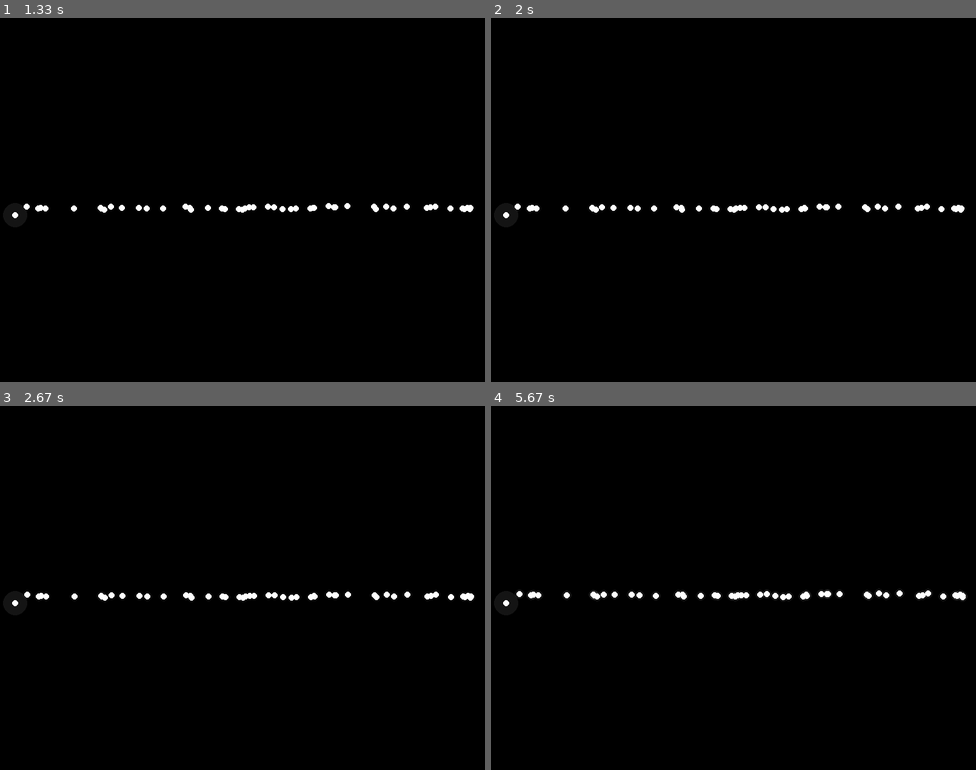
Above: before the commit, frames 1-4 (two rows, left to right).
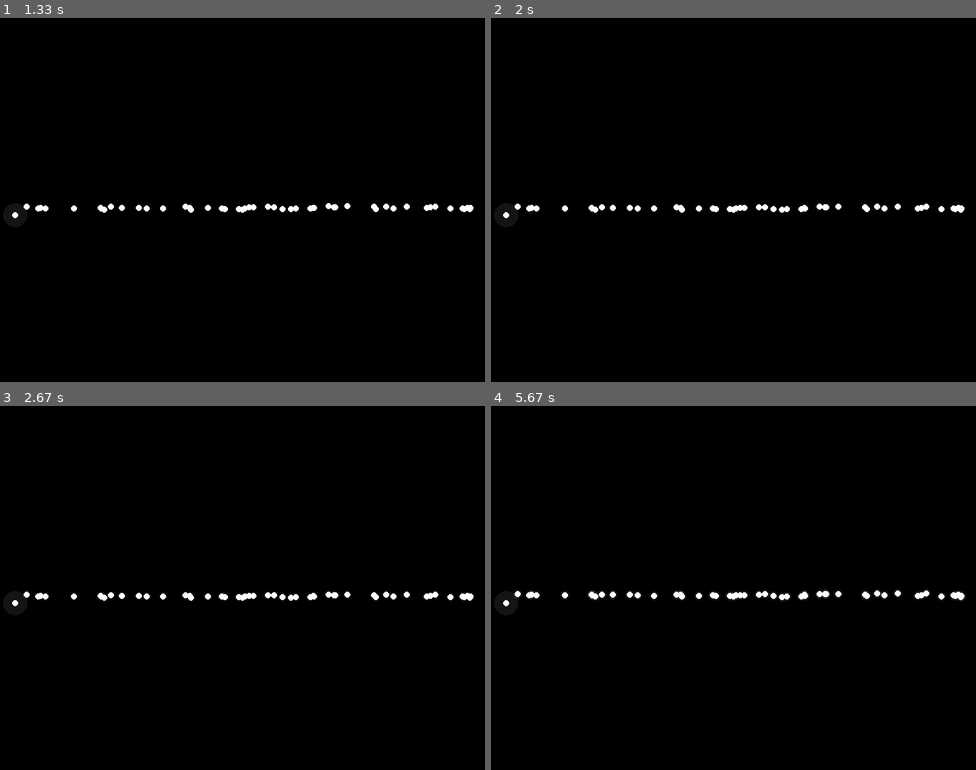
Above: after the commit, the same moments.

Repository: ztdnzunYT/Capstone-Project-2024
Game: pygame game, started from xzplore/glow effect.py
The game is run twice, just before and just after one commit, with the same random seed, the same clock (stepped at 60 frames per second) and the same inputs.
Inputs:
- Up to frame 1 (1.33 s): no input
- Up to frame 2 (2 s): no input
- Up to frame 3 (2.67 s): no input
- Up to frame 4 (5.67 s): no input

Frame 1 is identical in both runs. In frame 2, less than 0.1% of the frame differs, in the area x 7-97%, y 51-54%; in frame 3, 0.1%; in frame 4, 0.4%, in the area x 4-99%, y 50-54%.

Commit message:
new updaet

Diff:
--- a/xzplore/glow effect.py
+++ b/xzplore/glow effect.py
@@ -38,7 +38,7 @@
         pygame.draw.circle(self.surface,(*self.color,Circle.twinkle(self)),self.center,self.glow_radius)
         pygame.draw.circle(self.surface,self.color,self.center,self.circle_radius)
         screen.blit(self.surface,(self.x,Circle.float(self)))
-        self.x +=0.01
+        #self.x +=0.01
 
 
 
--- a/xzplore/planet_creator.py
+++ b/xzplore/planet_creator.py
@@ -80,21 +80,24 @@
 
 
 particles = []
-
+'''
 for path in (Path('C:/').rglob("assets/desert_planet.png")):
     fp = path
 
 
 surf = pygame.transform.smoothscale(pygame.image.load(fp).convert_alpha(),(300,300))
 rect = surf.get_rect(center=(width/2,height/2))
-
+'''
 
 # Main loop
 running = True
 while running:
     for event in pygame.event.get():
         if event.type == pygame.QUIT:
-            running = False
+            running = False # Quit Pygame
+            pygame.quit()
+            sys.exit()
+
 
     window.fill((0,0,0))
 
@@ -130,7 +133,3 @@
     # Update the display
     pygame.display.flip()
     clock.tick(120)
-
-# Quit Pygame
-pygame.quit()
-sys.exit()
